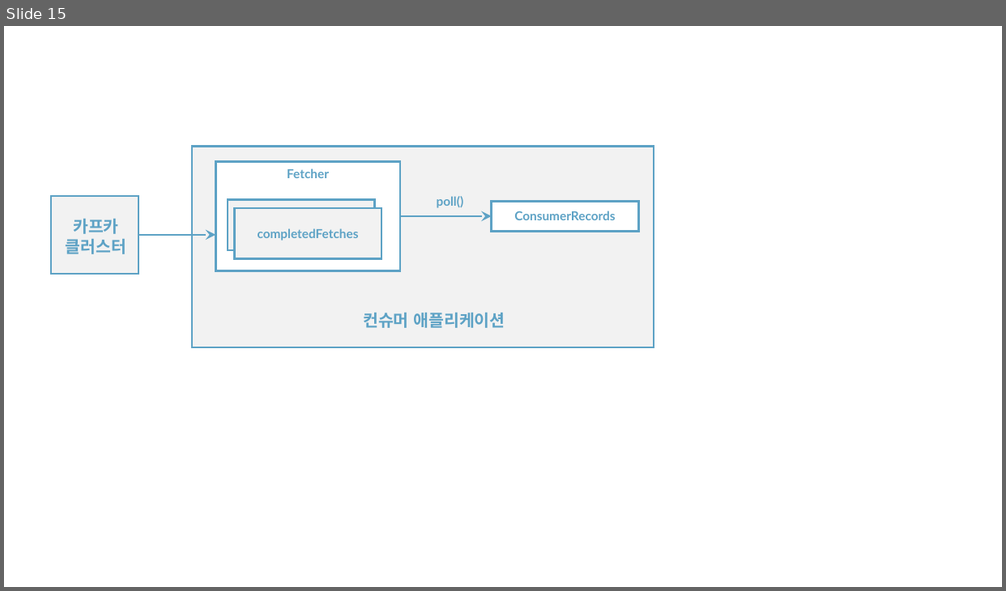
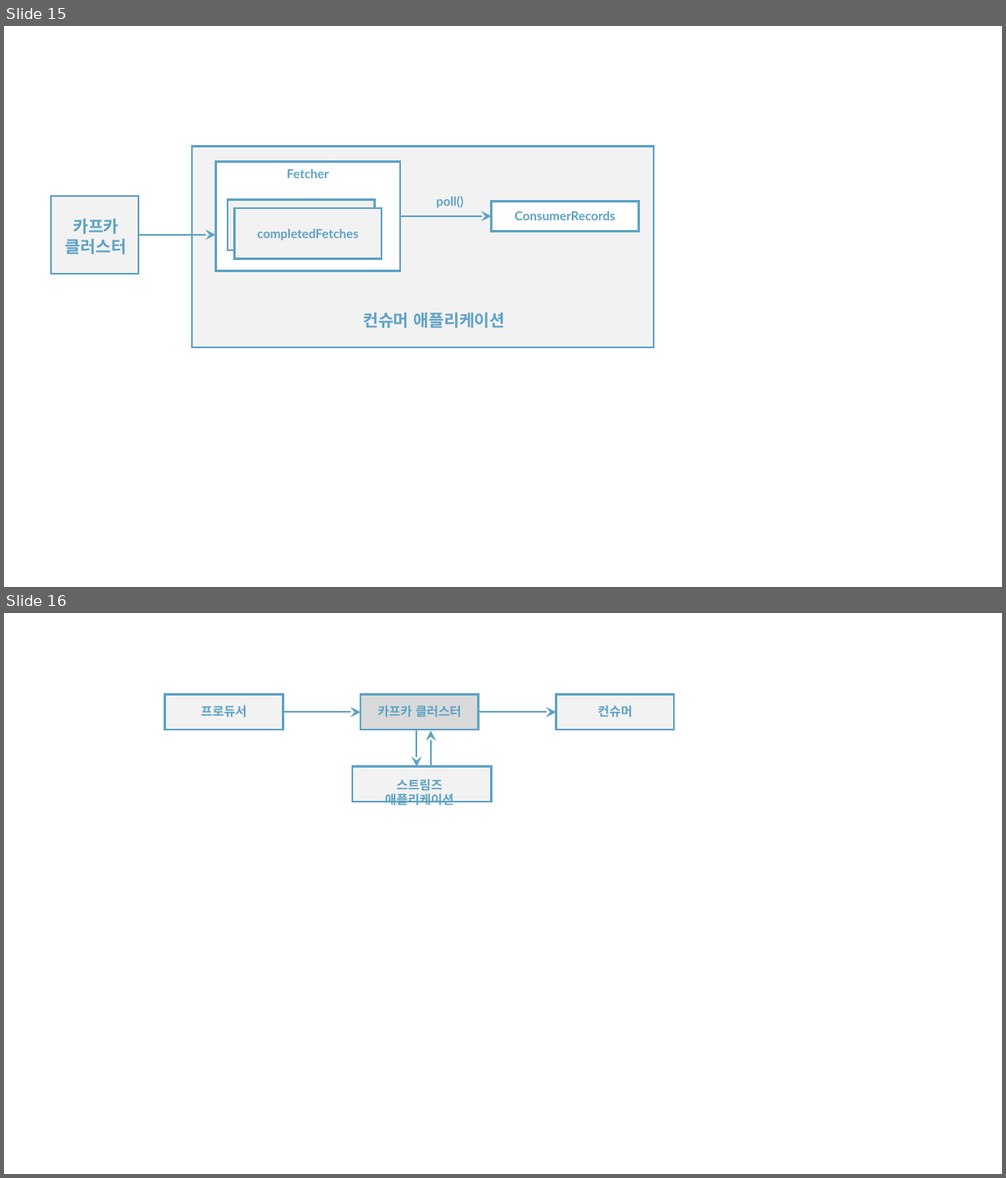
Before and after one commit to rudaks-han/book-summary, a slide deck: 아파치카프카_with자바/ref/프레젠테이션1.pptx. Shown one above the other, each under a label of ours: slide 15 before the commit, slides 15 and 16 after it. The pictures are 1006x591 and 1006x1178 pixels, drawn with LibreOffice and Linux fonts; fonts in the diff are those of the drawing. Boxes give left, top, right and bottom in pixels: in the first picture for what was removed or moved away, otherwise in the second. Text is boxed around its words. In the diff, an @@ line names an element or a change of style, - is before the commit and + after.

```diff
--- a/아파치카프카_with자바/ref/프레젠테이션1.pptx
+++ b/아파치카프카_with자바/ref/프레젠테이션1.pptx
@@ slide 16 added at [4, 613, 1002, 1174], background #FFFFFF @@
@@ rectangle added at [165, 695, 283, 730], fill #F2F2F2, outline #5DA2C5 2 pt @@
@@ text added at [201, 705, 247, 717], 12 pt, text #5DA2C5, bold @@
+프로듀서
@@ rectangle added at [360, 695, 478, 730], fill #D9D9D9, outline #5DA2C5 2 pt @@
@@ text added at [377, 705, 462, 717], 12 pt, text #5DA2C5, bold @@
+카프카 클러스터
@@ rectangle added at [556, 695, 674, 730], fill #F2F2F2, outline #5DA2C5 2 pt @@
@@ text added at [598, 705, 632, 717], 12 pt, text #5DA2C5, bold @@
+컨슈머
@@ arrow added from (283, 712) to (360, 712), #5DA2C5 1.5 pt @@
@@ arrow added from (416, 730) to (416, 766), #5DA2C5 1.5 pt @@
@@ arrow added from (431, 766) to (431, 730), #5DA2C5 1.5 pt @@
@@ arrow added from (479, 712) to (556, 712), #5DA2C5 1.5 pt @@
@@ rectangle added at [352, 766, 492, 802], fill #F2F2F2, outline #5DA2C5 2 pt @@
@@ text added at [385, 779, 454, 806], 12 pt, text #5DA2C5, bold @@
+스트림즈 애플리케이션
```
Also in this commit, not shown: 9 other files.
